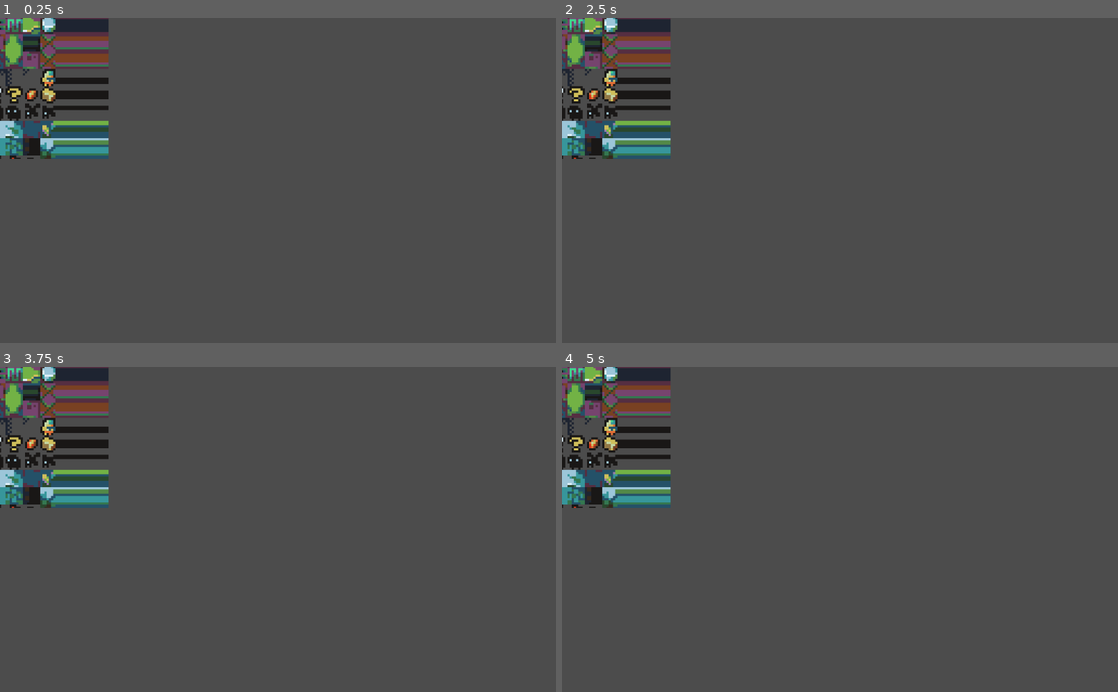
Above: before the commit, frames 1-4 (two rows, left to right).
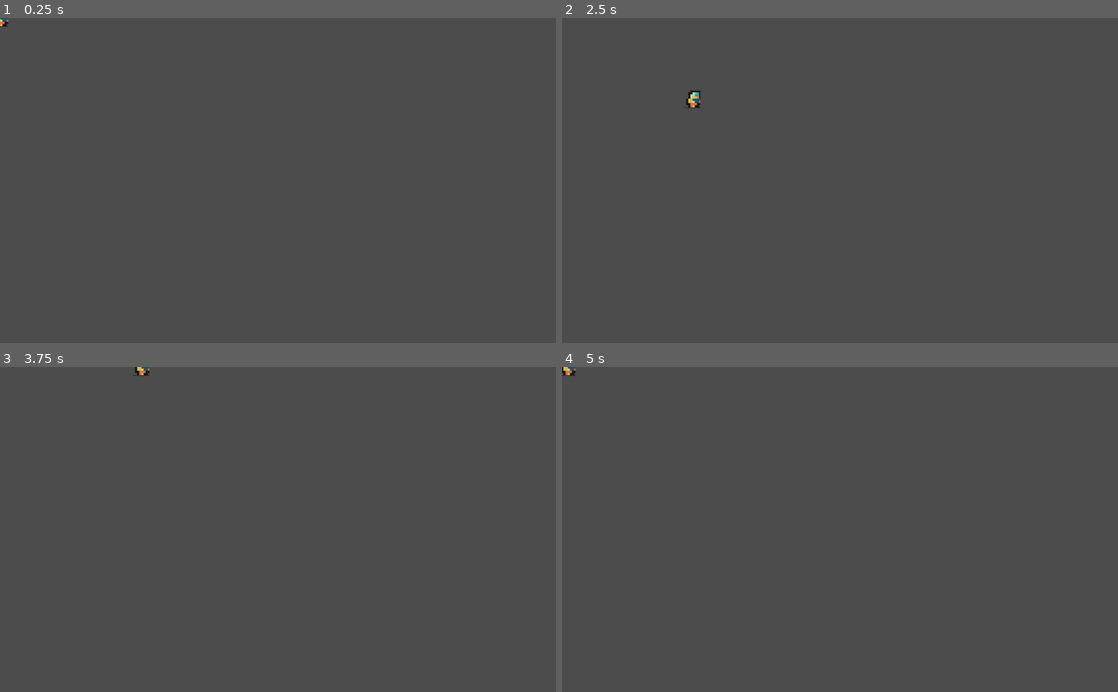
Above: after the commit, the same moments.

Repository: MxAshUp/godot-wild-jam-2
Game: Godot game, scene res://LevelComponents/Hostage.tscn
Same seed, same stepped clock (60 frames per second), same inputs: the game is played once before the commit and once after it. This scene is started directly instead of the project's main scene. The engine's default icon, where the game draws it, is replaced by a stand-in: a white triangle on a blue panel in a dark square.
Inputs:
- Up to frame 1 (0.25 s): no input
- Up to frame 2 (2.5 s): tap Enter at 0.5 s; hold Right (ui_right) 0.53-1.28 s; tap Ctrl (interact) at 0.6, 1.35, 2.1 s; tap Space (jump) at 0.77, 1.52 s; hold Down (ui_down) 1.28-2.03 s; hold Right (ui_right) from 2.03 s (still down)
- Up to frame 3 (3.75 s): release Right (ui_right) at 2.78 s; hold Up (ui_up) 2.78-3.53 s; tap Ctrl (interact) at 2.85, 3.6 s; tap Space (jump) at 3.02 s; hold Left (ui_left) from 3.53 s (still down)
- Up to frame 4 (5 s): keep holding Left (ui_left); tap Space (jump) at 3.77, 4.52 s; tap Ctrl (interact) at 4.35 s

The runs differ from the first frame. In frame 1, 6.6% of the frame differs, in the area x 0-20%, y 0-44%; in frame 2, 6.7%, in the area x 0-25%, y 0-44%; in frame 3, 6.6%; in frame 4, 6.6%.

Commit message:
Gave Hostage WASD ability

Diff:
--- /dev/null
+++ b/LevelComponents/Hostage.gd
@@ -0,0 +1,16 @@
+extends KinematicBody2D
+
+
+export var run_speed = 200
+var being_controlled = true
+
+func _process( delta ):
+	if being_controlled :
+	#Get WASD movement
+		var move : Vector2 = Vector2( 0,0 )
+		move.x += int( Input.is_action_pressed( "ui_right" ) )
+		move.x += -int( Input.is_action_pressed( "ui_left" ) )
+		move.y += int( Input.is_action_pressed( "ui_down" ) )
+		move.y += -int( Input.is_action_pressed( "ui_up" ) )
+
+		move_and_slide( move * run_speed )
--- a/LevelComponents/Hostage.tscn
+++ b/LevelComponents/Hostage.tscn
@@ -1,11 +1,22 @@
-[gd_scene load_steps=3 format=2]
+[gd_scene load_steps=6 format=2]
 
-[ext_resource path="res://Assets/placeholder-tiles.png" type="Texture" id=1]
+[ext_resource path="res://LevelComponents/Hostage.gd" type="Script" id=1]
+[ext_resource path="res://Assets/placeholder-tiles.png" type="Texture" id=2]
+
+[sub_resource type="RectangleShape2D" id=5]
+
+custom_solver_bias = 0.0
+extents = Vector2( 19.3682, 17.5121 )
 
 [sub_resource type="CircleShape2D" id=1]
 
 custom_solver_bias = 0.0
-radius = 10.0
+radius = 50.0
+
+[sub_resource type="CircleShape2D" id=6]
+
+custom_solver_bias = 0.0
+radius = 100.0
 
 [node name="Hostage" type="KinematicBody2D"]
 input_pickable = false
@@ -13,12 +24,52 @@
 collision_mask = 1
 collision/safe_margin = 0.08
 motion/sync_to_physics = false
+script = ExtResource( 1 )
+run_speed = 200
 
-[node name="CollisionShape2D" type="CollisionShape2D" parent="."]
+[node name="Col" type="CollisionShape2D" parent="."]
+shape = SubResource( 5 )
+
+[node name="CharacterSprite" type="Sprite" parent="."]
+texture = ExtResource( 2 )
+region_enabled = true
+region_rect = Rect2( 0, 257, 31, 32 )
+_sections_unfolded = [ "Region", "Transform", "texture" ]
+
+[node name="IndicatorSprite" type="Sprite" parent="."]
+visible = false
+position = Vector2( 0, -32 )
+texture = ExtResource( 2 )
+region_enabled = true
+region_rect = Rect2( 128, 256, 32, 32 )
+_sections_unfolded = [ "Region", "Transform", "texture" ]
+
+[node name="InteractArea" type="Area2D" parent="."]
+editor/display_folded = true
+input_pickable = true
+gravity_vec = Vector2( 0, 1 )
+gravity = 98.0
+linear_damp = 0.1
+angular_damp = 1.0
+audio_bus_override = false
+audio_bus_name = "Master"
+
+[node name="CollisionShape2D" type="CollisionShape2D" parent="InteractArea"]
 shape = SubResource( 1 )
 
-[node name="Sprite" type="Sprite" parent="."]
-texture = ExtResource( 1 )
-region_enabled = true
-region_rect = Rect2( -50, -130, 400, 520 )
-_sections_unfolded = [ "Region" ]
+[node name="JumpArea" type="Area2D" parent="."]
+editor/display_folded = true
+input_pickable = true
+gravity_vec = Vector2( 0, 1 )
+gravity = 98.0
+linear_damp = 0.1
+angular_damp = 1.0
+monitoring = false
+audio_bus_override = false
+audio_bus_name = "Master"
+_sections_unfolded = [ "Material", "Pause", "Script", "Visibility" ]
+
+[node name="CollisionShape2D" type="CollisionShape2D" parent="JumpArea"]
+visible = false
+shape = SubResource( 6 )
+_sections_unfolded = [ "shape" ]
